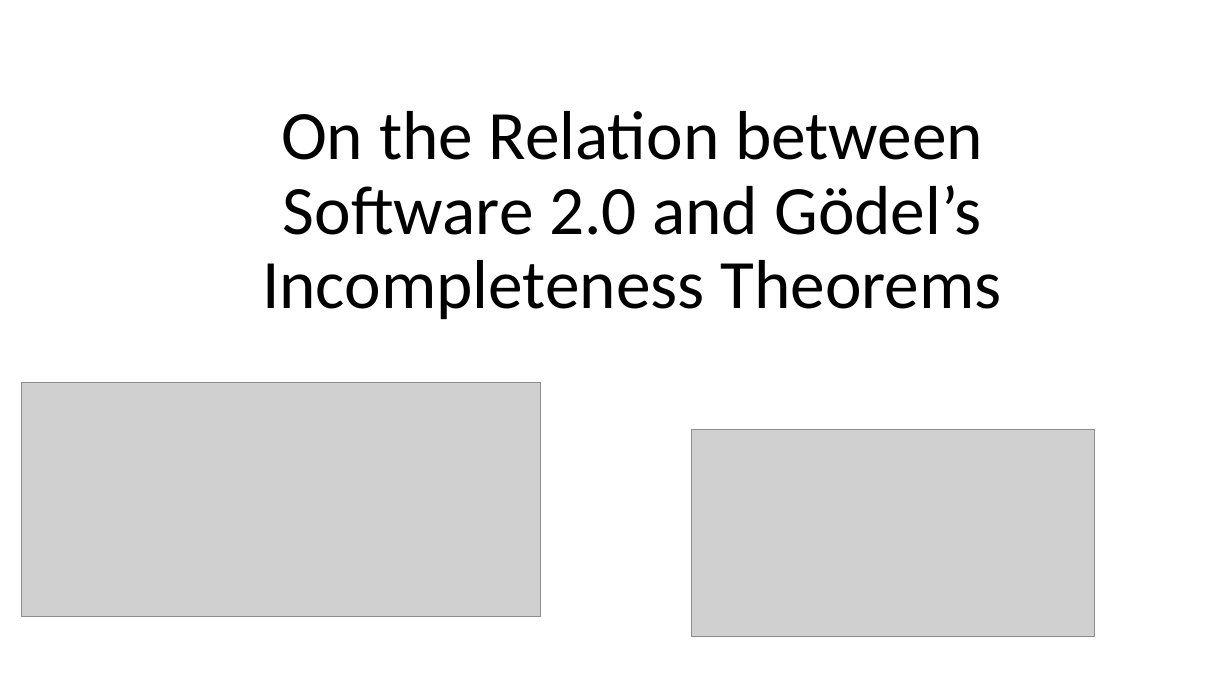
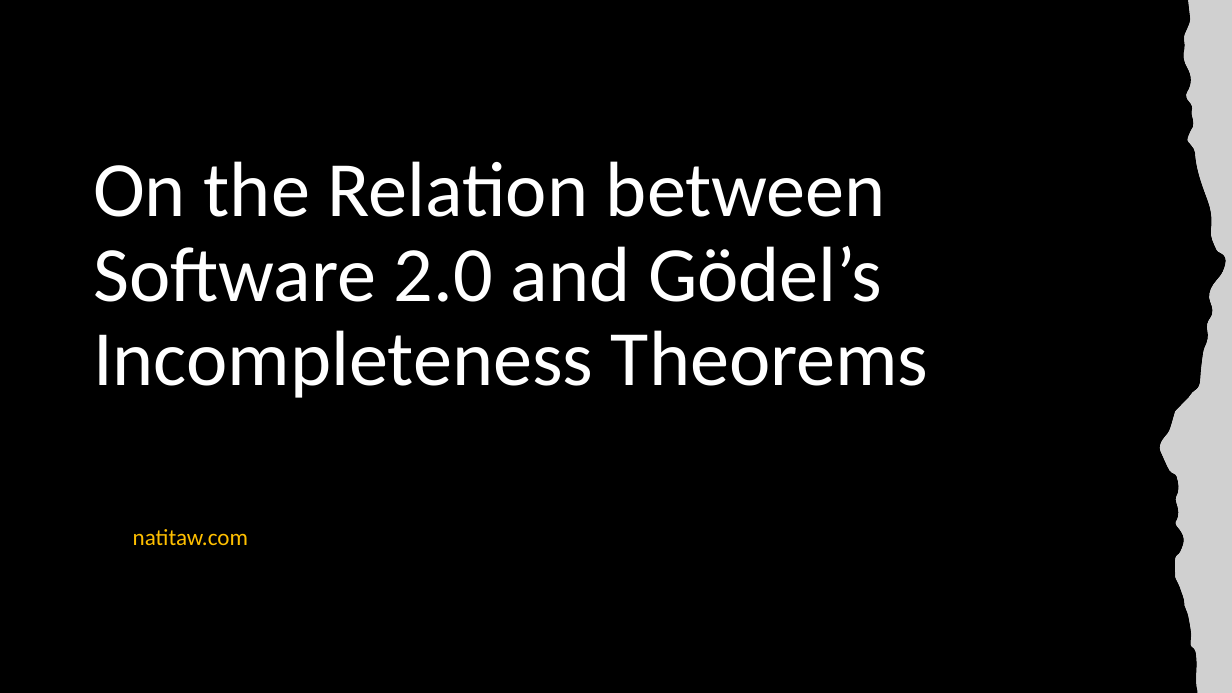
Before and after one commit to natitaw/my-books, a slide deck: slide 1 of presentation/Presentation1.pptx. Drawn at 1232x693 pixels with LibreOffice and Linux fonts; fonts in the diff are those of the drawing; grey boxes stand for pictures. Boxes give left, top, right and bottom in pixels: in the first picture for what was removed or moved away, otherwise in the second. Text is boxed around its words. In the diff, an @@ line names an element or a change of style, - is before the commit and + after.

```diff
--- a/presentation/Presentation1.pptx
+++ b/presentation/Presentation1.pptx
@@ rectangle added at (x1=0, y1=0, x2=1232, y2=693), fill #000000 @@
@@ freeform shape added at (x1=1160, y1=0, x2=1232, y2=693), fill #FFFFFF @@
@@ picture added at (x1=1160, y1=0, x2=1232, y2=693) @@
@@ title "On the Relation between Software ..." moved from (x1=262, y1=111, x2=1001, y2=320) to (x1=93, y1=161, x2=929, y2=398) @@
@@ title "On the Relation between Software ..." at (x1=93, y1=161, x2=929, y2=398): size 54 to 61 pt, text colour #000000 to #FFFFFF; alignment centre to left @@
@@ picture removed at (x1=21, y1=383, x2=541, y2=616) @@
@@ picture removed at (x1=691, y1=430, x2=1094, y2=637) @@
@@ text added at (x1=133, y1=529, x2=248, y2=545), 18 pt, text #FFC000 @@
+natitaw.com
```
Also in this commit, not shown: 3 other slides changed, 7 slides added.
